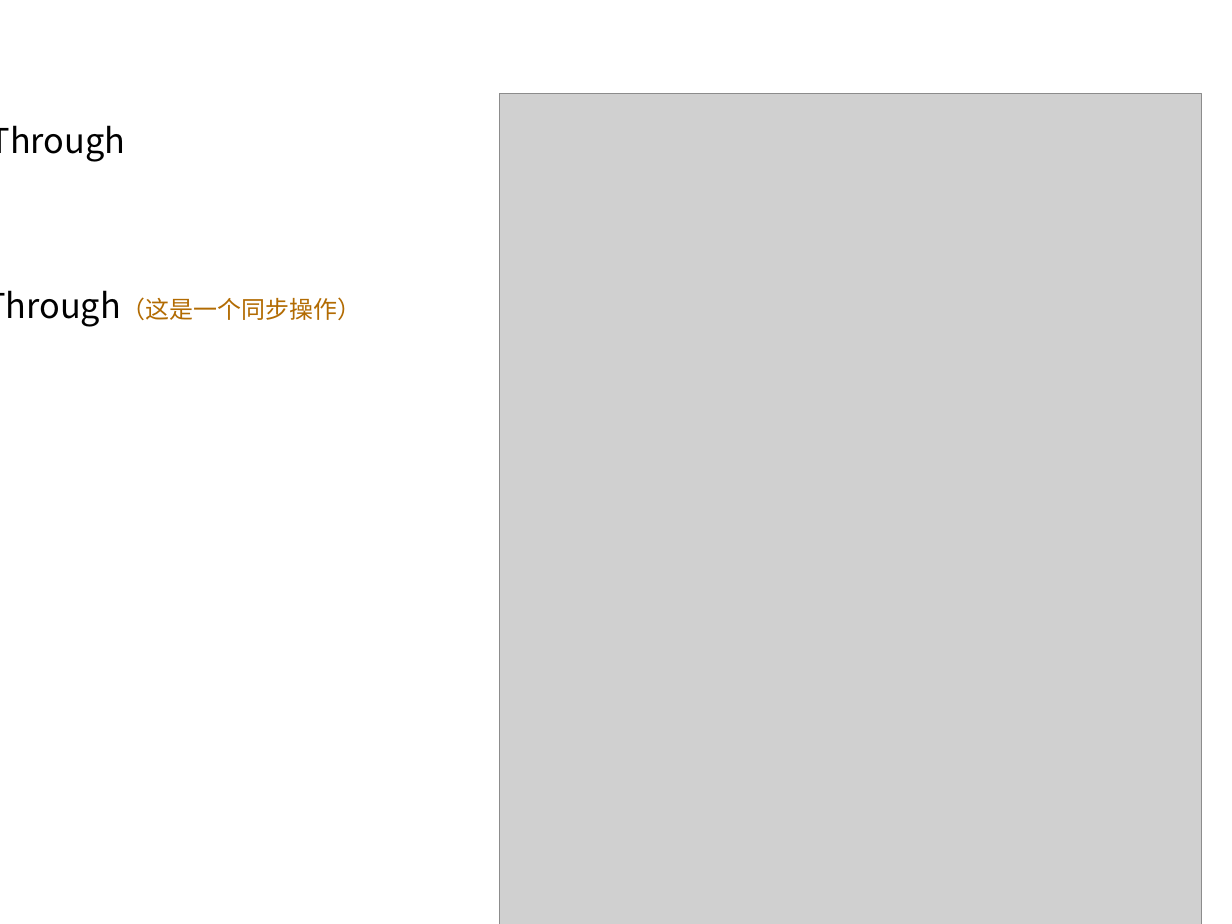
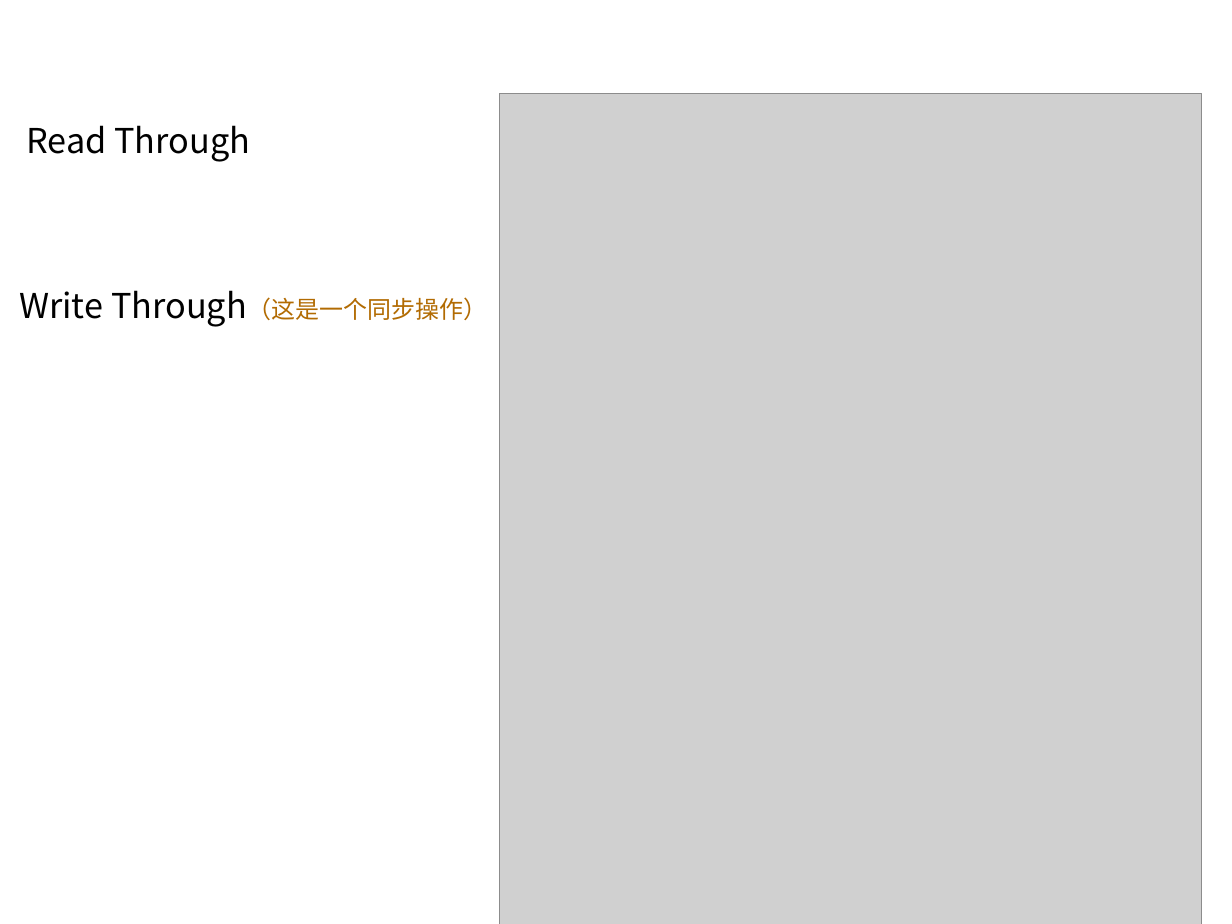
Before and after one commit to HeyFL/xmind, a slide deck: slide 11 of 分享 PPT/缓存架构及常见问题（中）-常见缓存更新方式.ppt (slide 10 before the commit). Drawn at 1232x924 pixels with LibreOffice and Linux fonts; fonts in the diff are those of the drawing; grey boxes stand for pictures; background and template pictures are left out. Boxes give left, top, right and bottom in pixels: in the first picture for what was removed or moved away, otherwise in the second. Text is boxed around its words. In the diff, an @@ line names an element or a change of style, - is before the commit and + after.

```diff
--- a/分享 PPT/缓存架构及常见问题（中）-常见缓存更新方式.ppt
+++ b/分享 PPT/缓存架构及常见问题（中）-常见缓存更新方式.ppt
@@ text "Read Through" at [26, 125, 250, 162]: indent changed @@
@@ text "Read Through": place and size @@
-text "Read Through" at [0, 125, 126, 162]
+text "Read Through" at [26, 125, 250, 162]
@@ text "Write Through（这是一个同步操作）": place and size @@
-text "Write Through（这是一个同步操作）" at [0, 290, 361, 327]
+text "Write Through（这是一个同步操作）" at [19, 290, 487, 327]
@@ text "Write Through（这是一个同步操作）" at [19, 290, 487, 327]: indent changed @@
```
Also in this commit, not shown: 10 other slides changed, 1 slide added.
